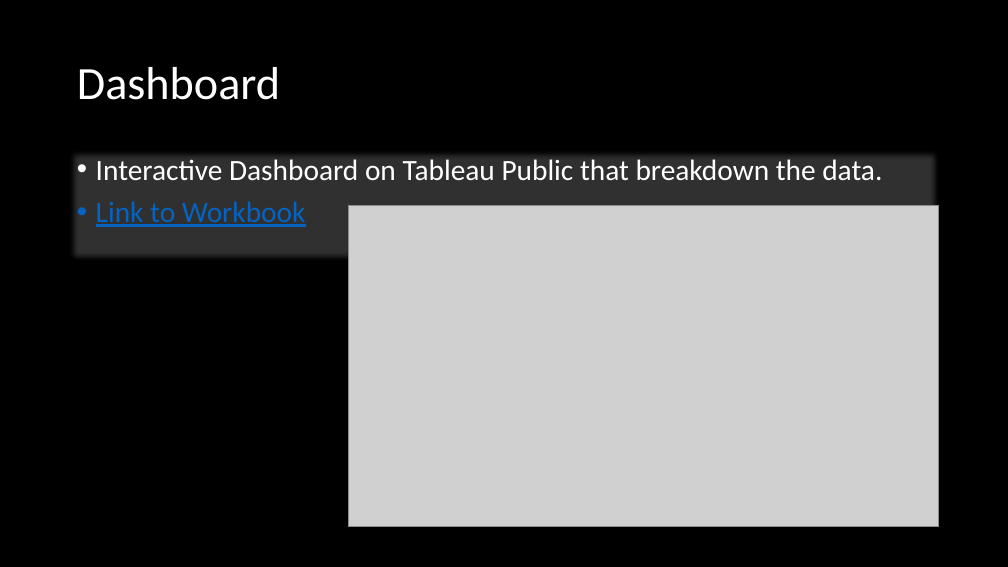
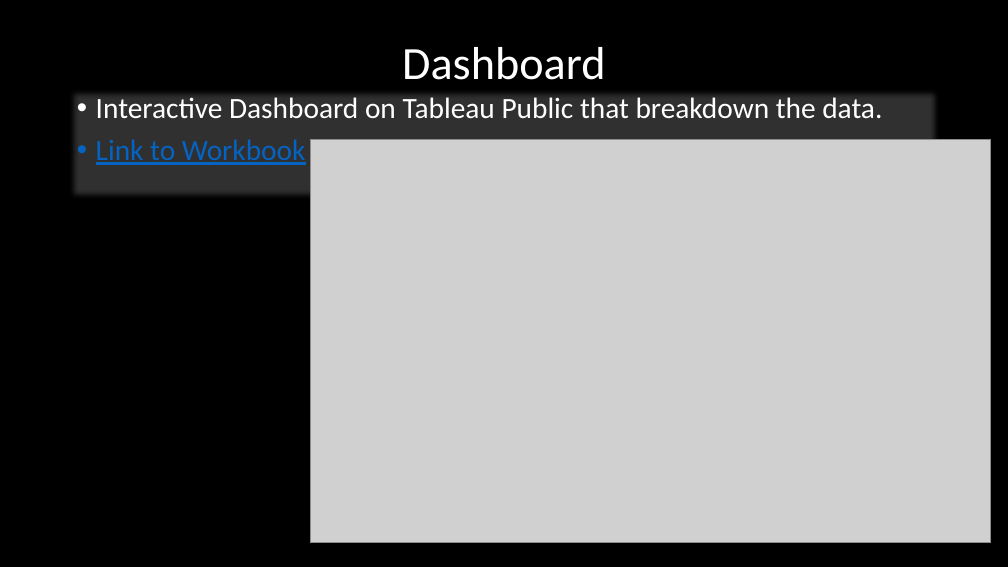
Before and after one commit to marveld21/Final-Project_Bass_Fishing_Analysis, a slide deck: slide 8 of Presentation.pptx (slide 7 before the commit). Drawn at 1008x567 pixels with LibreOffice and Linux fonts; fonts in the diff are those of the drawing; grey boxes stand for pictures. Boxes give left, top, right and bottom in pixels: in the first picture for what was removed or moved away, otherwise in the second. Text is boxed around its words. In the diff, an @@ line names an element or a change of style, - is before the commit and + after.

```diff
--- a/Presentation.pptx
+++ b/Presentation.pptx
@@ title "Dashboard": place and size @@
-title "Dashboard" at <box>77,67,280,100</box>
+title "Dashboard" at <box>402,47,605,80</box>
@@ title "Dashboard" at <box>402,47,605,80</box>: alignment left to centre @@
@@ text "Interactive Dashboard on Tableau Public ...": place and size @@
-text "Interactive Dashboard on Tableau Public ..." at <box>70,151,939,261</box>
+text "Interactive Dashboard on Tableau Public ..." at <box>70,89,939,199</box>
@@ picture: place and size @@
-picture at <box>349,206,938,527</box>
+picture at <box>310,140,991,543</box>
```
Also in this commit, not shown: 3 other slides changed, 1 slide removed, 7 other files.
